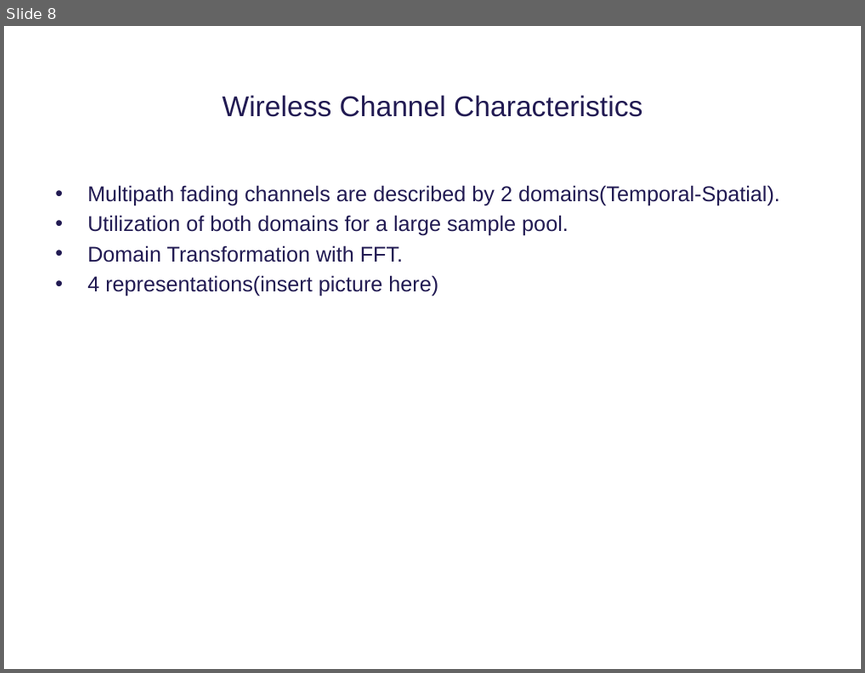
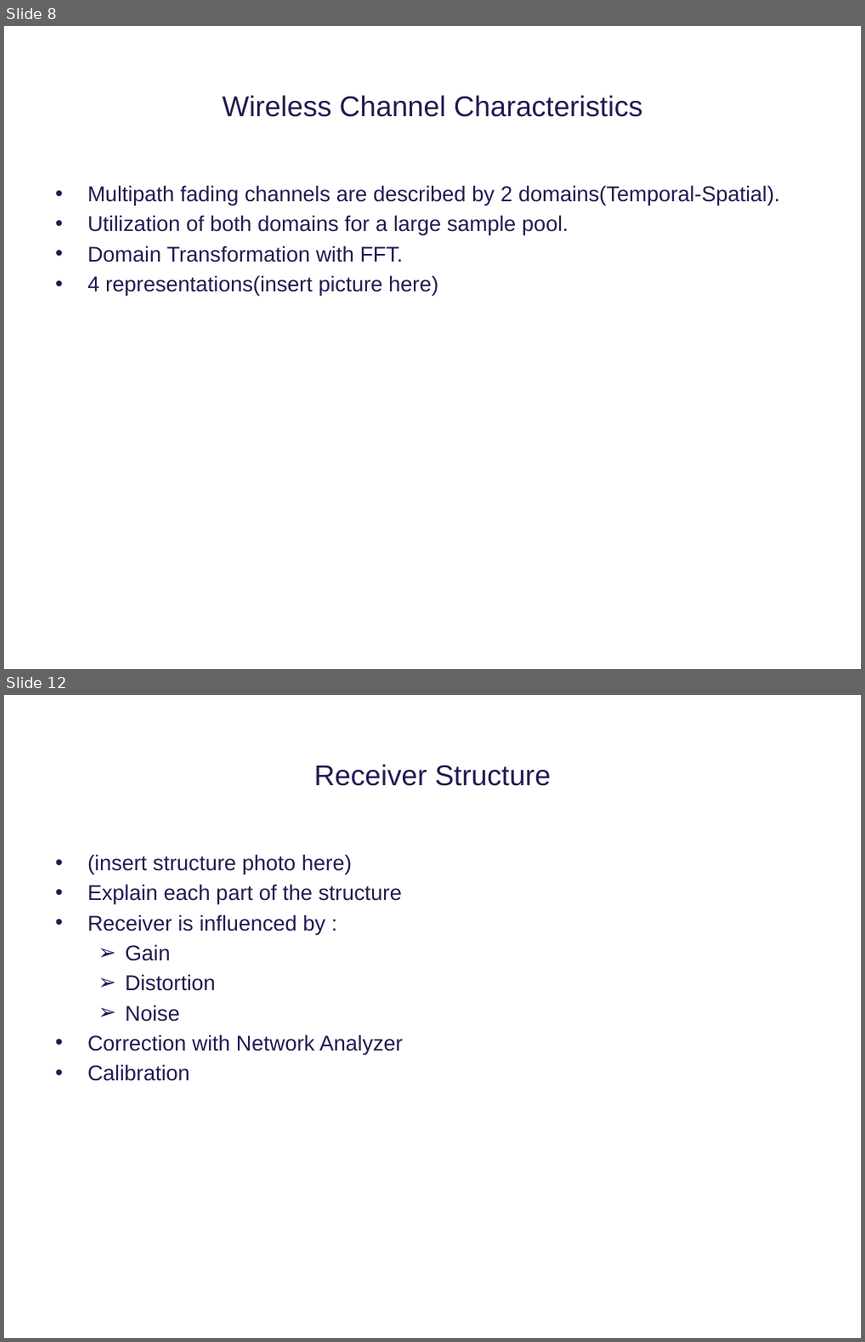
Before and after one commit to tkjj13/P8, a slide deck: ppt/premature ppt.pptx. Shown one above the other, each under a label of ours: slide 8 before the commit, slides 8 and 12 after it; the slides between them are not shown. The pictures are 865x673 and 865x1342 pixels, drawn with LibreOffice and Linux fonts; fonts in the diff are those of the drawing; background and template pictures are left out. Boxes give left, top, right and bottom in pixels: in the first picture for what was removed or moved away, otherwise in the second. Text is boxed around its words. In the diff, an @@ line names an element or a change of style, - is before the commit and + after.

```diff
--- a/ppt/premature ppt.pptx
+++ b/ppt/premature ppt.pptx
@@ slide 12 added at <box>4,695,861,1338</box>, background #FFFFFF @@
@@ title added at <box>314,764,551,786</box>, 24 pt, text #211A52 @@
+Receiver Structure
@@ text added at <box>87,854,403,1081</box>, 18 pt, text #211A52 @@
+• (insert structure photo here)
+• Explain each part of the structure
+• Receiver is influenced by :
+  ➢ Gain
+  ➢ Distortion
+  ➢ Noise
+• Correction with Network Analyzer
+• Calibration
```
Also in this commit, not shown: 6 other slides added, 1 slide removed.
